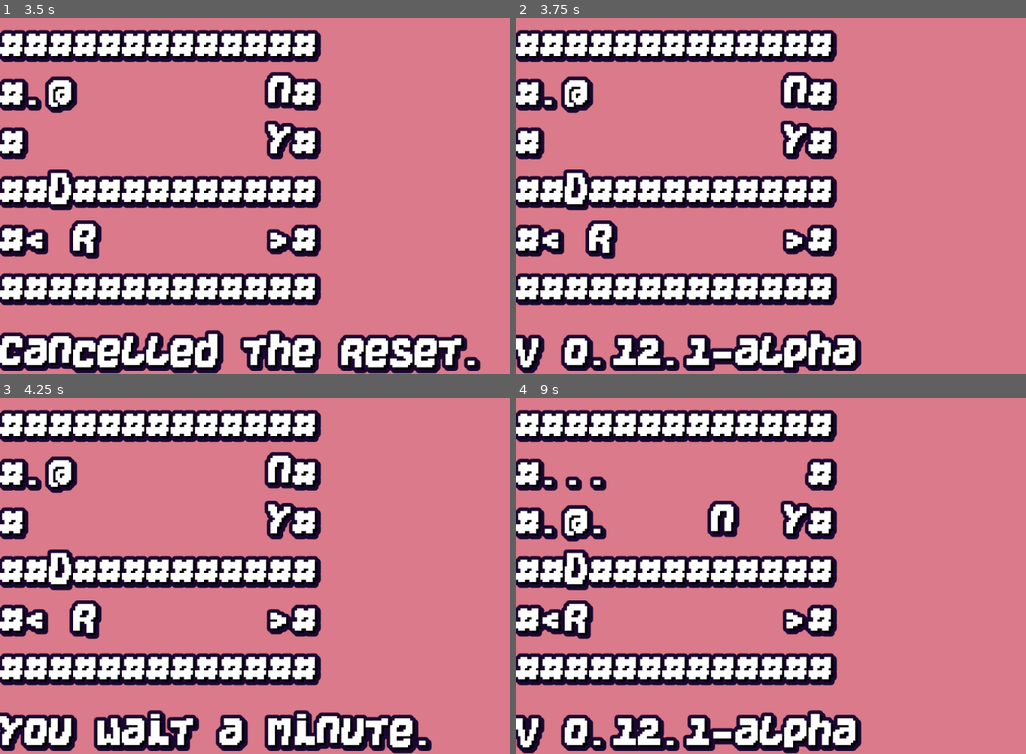
Above: before the commit, frames 1-4 (two rows, left to right).
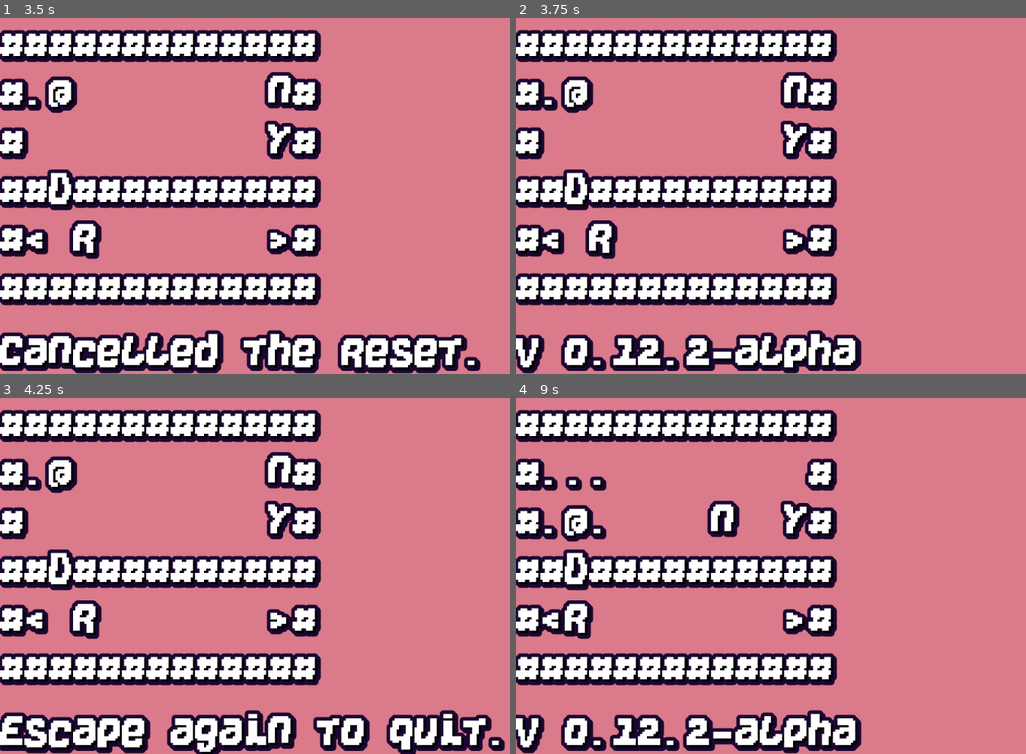
Above: after the commit, the same moments.

Repository: KaizNike/Defeating-User-Built-Dungeon
Game: Godot game, scene res://Main.tscn
Two runs of this game, one before a commit and one after it. Both use one fixed random seed, a clock stepped at 60 frames per second and the inputs below.
Inputs (mouse positions are in pixels of both pictures, inside the frame that each line leads up to):
- Up to frame 1 (3.5 s): tap Enter at 0.5 s; move the mouse to (438, 178) at 0.52 s; hold Right (move_right) 0.53-1.28 s; hold Z (use_scroll) 0.53-1.28 s; tap . (wait) at 0.8, 1.35, 2.3 s; tap R (reset) at 1.25, 2, 2.75 s; move the mouse to (183, 213) at 1.27 s; hold Down (move_down) 1.28-2.03 s; tap Z (use_scroll) at 1.55, 2.85 s; move the mouse to (367, 117) at 2.02 s; hold Right (move_right) 2.03-2.78 s; hold X (fire) 2.03-2.78 s; move the mouse to (275, 267) at 2.77 s; hold Up (move_up) from 2.78 s (still down)
- Up to frame 2 (3.75 s): tap R (reset) at 3.5 s; move the mouse to (1005, 249) at 3.52 s; release Up (move_up) at 3.53 s; hold Left (move_left) from 3.53 s (still down); hold V (version_display) from 3.53 s (still down)
- Up to frame 3 (4.25 s): keep holding Left (move_left); keep holding V (version_display); tap . (wait) at 3.8 s; tap Escape (escape) at 4.15 s
- Up to frame 4 (9 s): move the mouse to (638, 522) at 4.27 s; release V (version_display) at 4.28 s; tap . (wait) at 4.35, 8.3 s; tap Z (use_scroll) at 4.55, 5.85, 7.55 s; tap R (reset) at 4.9, 5 s; move the mouse to (852, 576) at 5.02 s; release Left (move_left) at 5.03 s; hold Down (move_down) 5.03-5.78 s; hold . (wait) 5.03-5.78 s; tap Shift at 5.1 s; move the mouse to (730, 487) at 5.77 s; hold Right (move_right) 5.78-6.53 s; move the mouse to (954, 558) at 6.52 s; hold Up (move_up) 6.53-7.28 s; hold . (wait) 6.53-7.28 s; move the mouse to (699, 593) at 7.27 s; hold Right (move_right) 7.28-8.03 s; tap X (fire) at 7.35 s; move the mouse to (883, 497) at 8.02 s; hold Down (move_down) 8.03-8.78 s; hold Z (use_scroll) 8.03-8.78 s; move the mouse to (791, 647) at 8.77 s; hold Left (move_left) from 8.78 s (still down); tap V (version_display) at 8.85 s

Frame 1 is identical in both runs. In frame 2, 0.2% of the frame differs, in the area x 32-39%, y 89-96%; in frame 3, 6.7%, in the area x 0-100%, y 87-100%; in frame 4, 0.2%.

Commit message:
v 0.12.2 Projectiles Wrapup
- Readded Quitting by Escape
- Cleanup of Todos and Working Ons
- Moved movement input to function
- Point Blank shots on Actors

Diff:
--- a/Defeating User Built Dungeon/Main.gd
+++ b/Defeating User Built Dungeon/Main.gd
@@ -2,9 +2,8 @@
 extends Node
 
 # Major, Minor, Patch
-var version = [0, 12, 1, "-alpha"]
-# Arrows Work (More)
-# Arrows need more love
+var version = [0, 12, 2, "-alpha"]
+# Projectiles Wrapup
 
 # Future ideas - Friendly or neutral mobs, ghosts (spawn in reused rooms where player died), Pets
 
@@ -18,6 +17,7 @@
 var levelDiff = 0
 var resetting = false
 var restarting = false
+var escaping = false
 var isDarkMode = false
 var pageSelect = false
 var firing = false
@@ -65,7 +65,7 @@
 "Arrow": {"Speed": 3, "Turns":2, "Loc": Vector2.ZERO, "Dir": Vector2.ZERO, "HP": 1, "DMG": 1, "Char": "-", "Behav": "OnTrajectory", "Inv": [], "bodyDesc": "broken shaft", "Relation": "Projectile"}
 }
 
-const ENTITIES_HOSTILES = ["Rats", "Dingos", "Goblin", "Kobold", "Projectiles"]
+const ENTITIES_HOSTILES = ["Rats", "Dingos", "Goblin", "Kobold", "Projectile"]
 
 # "T" - Sword, "S" - Whip, "Z" - Scroll, "V" - Shovel (tunnel walls, 2 dmg), "B" - Bow (range 6, 1dmg), "E" - Trident
 const WEAPONS = ["T", "S", "Z", "V", "B", "E"]
@@ -175,14 +175,18 @@
 #	print(actors)
 
 func _input(event):
-#	if event.is_action_pressed("escape"):
-#		if OS.get_name() == "HTML5":
-#			$VSplitContainer.queue_free()
-#			var label = Label.new()
-#			label.text = "Game quit."
-#			self.add_child(label)
-#		else:
-#			get_tree().quit(0)
+	print(escaping)
+	if event.is_action_pressed("escape"):
+		statusLabel.text = "Escape again to quit."
+		if escaping:
+			if OS.get_name() == "HTML5":
+				levelLabel.text = ""
+				statusLabel.text = "Game quit."
+				waiting = true
+			else:
+				get_tree().quit(0)
+		escaping = true
+		return
 #		pass
 	if event is InputEventMouseMotion:
 		return
@@ -208,7 +212,14 @@
 		_display_array(game_array)
 		_status_bar_update()
 		return
+	if escaping and event.is_pressed():
+		_status_bar_update()
+		escaping = false
 	elif firing and event.is_pressed():
+		if _handle_move_input(event):
+			firing = false
+			statusLabel.text = "Firing cancelled."
+			notiTimer.start()
 		print("FIRE")
 		if Input.is_key_pressed(16777359):
 			_fireBow(player, 9)
@@ -277,7 +288,6 @@
 				_change_level()
 			pass
 		else:
-#			TODO: Check for reset cancelled text.
 			levelLabel.text = "Press 'r' again to reset!"
 			statusLabel.text = "In reset mode."
 			resetting = true
@@ -306,14 +316,17 @@
 	elif event.is_action_pressed("use_scroll"):
 		if _find_and_use_item("Z", player):
 			if scrollUse == "Lightning":
+				print("Lightning used start!")
 				var targetActor = {}
 				var closestDistance = 100
 				var actorIndex = 0
 				var finalActorIndex = 0
 				for actor in actors:
+#					print(actor)
 					var skip = false
 					for relation in ENTITIES_HOSTILES:
 						if actor.Relation == relation:
+							skip = false
 							break
 						else:
 							skip = true
@@ -383,9 +396,7 @@
 				statusLabel.text = "Drag and drop a .txt"
 				notiTimer.start()
 		return
-	var dir = Vector2(event.get_action_strength("move_right") - event.get_action_strength("move_left"), event.get_action_strength("move_down") - event.get_action_strength("move_up"))
-	if dir != Vector2.ZERO or event.is_action_pressed("wait"):
-		_process_turn(game_array,dir)
+	_handle_move_input(event)
 
 
 func _physics_process(delta):
@@ -517,6 +528,13 @@
 			levelLabel.text = "You walk upstairs."
 			if currentRoom == -1:
 				levelLabel.text += "\nYou leave the dungeon."
+
+func _handle_move_input(event) -> bool:
+	var dir = Vector2(event.get_action_strength("move_right") - event.get_action_strength("move_left"), event.get_action_strength("move_down") - event.get_action_strength("move_up"))
+	if dir != Vector2.ZERO or event.is_action_pressed("wait"):
+		_process_turn(game_array,dir)
+		return true
+	return false
 
 # Edits the array and returns to _move_actors(), handles player centered actions
 func _move_player(array, dir, actor):
@@ -543,9 +561,8 @@
 		return array
 	if Dest in WEAPONS:
 		_grab_weapon(Dest)
-#	 Working On
 	if Dest in ARMORS:
-		pass
+		_grab_armor(Dest)
 
 	a[Pos.y][Pos.x] = "."
 	a[Loc.y][Loc.x] = "@"
@@ -797,6 +814,7 @@
 		I.Char = "+"
 		I.Type = "Lesser"
 		I.Uses = 3
+		I.Value = 1
 		player.Inv.append(I)
 		print(player.Inv)
 		statusLabel.text = "Got a " + I.Type + " heal potion."
@@ -863,6 +881,16 @@
 			statusLabel.text = "Looted Bow! Fire with X!"
 			notiTimer.start()
 
+# Future - Weapons and Armor Update
+func _grab_armor(Char):
+	match Char:
+		"O":
+			pass
+		"P":
+			pass
+		"B":
+			pass
+
 func _show_inv(shownPage):
 	currentPageShown = shownPage
 	var items = 0
@@ -948,7 +976,7 @@
 			break
 	return false
 
-#Working ON
+#Future - Weapons and Armor Update
 #Behavs: RangedAI, RangedPlayer, MeleeAI, MeleePlayer, HunterGatherer, Scavenger
 func _find_and_use_weapon(Actor, Behav):
 
@@ -965,9 +993,8 @@
 				if spot.Char == Item:
 #					print("OK!")
 					if Item == "+":
-						if spot.Type == "Lesser":
-							Actor.HP += 1
-							print(Actor.Char + " healed to: " + str(Actor.HP))
+						Actor.HP += Item.Value
+						print(Actor.Char + " healed to: " + str(Actor.HP))
 					elif Item == "Z":
 						scrollUse = spot.Type
 					spot.Uses -= 1
@@ -1257,7 +1284,7 @@
 			Dir = Vector2(-1,1)
 	var bow = _find_and_use_item("B", Actor)
 	var arrow = _find_and_use_item("-", Actor)
-	if _find_and_use_item("B", Actor) and _find_and_use_item("-", Actor):
+	if bow and arrow:
 		var A = ENTITIES_DEFINES.Arrow.duplicate(true)
 		A.Loc = Actor.Loc + Dir
 		if game_array[A.Loc.y][A.Loc.x] in COLLIDES:
@@ -1265,6 +1292,16 @@
 			notiTimer.start()
 			firing = false
 			return
+		for targetActor in actors:
+			if targetActor.Loc == A.Loc:
+				targetActor.HP -= A.DMG
+				A.HP -= A.DMG
+				statusLabel.text = "Your shot hit " + A.Char + " for " + str(A.DMG)
+				if targetActor.HP < 1:
+					_add_corpse(targetActor)
+					game_array[targetActor.Loc.y][targetActor.Loc.x] = "%"
+				firing = false
+				return
 		A.Dir = Dir
 		game_array[A.Loc.y][A.Loc.x] = "-"
 		_display_array(game_array)
--- a/Defeating User Built Dungeon/Main.tscn
+++ b/Defeating User Built Dungeon/Main.tscn
@@ -42,6 +42,7 @@
 custom_constants/shadow_offset_x = 4
 custom_constants/shadow_offset_y = 4
 text = "1 . . . . . . . . X"
+clip_text = true
 
 [node name="NotificationTimer" type="Timer" parent="."]
 wait_time = 4.0
